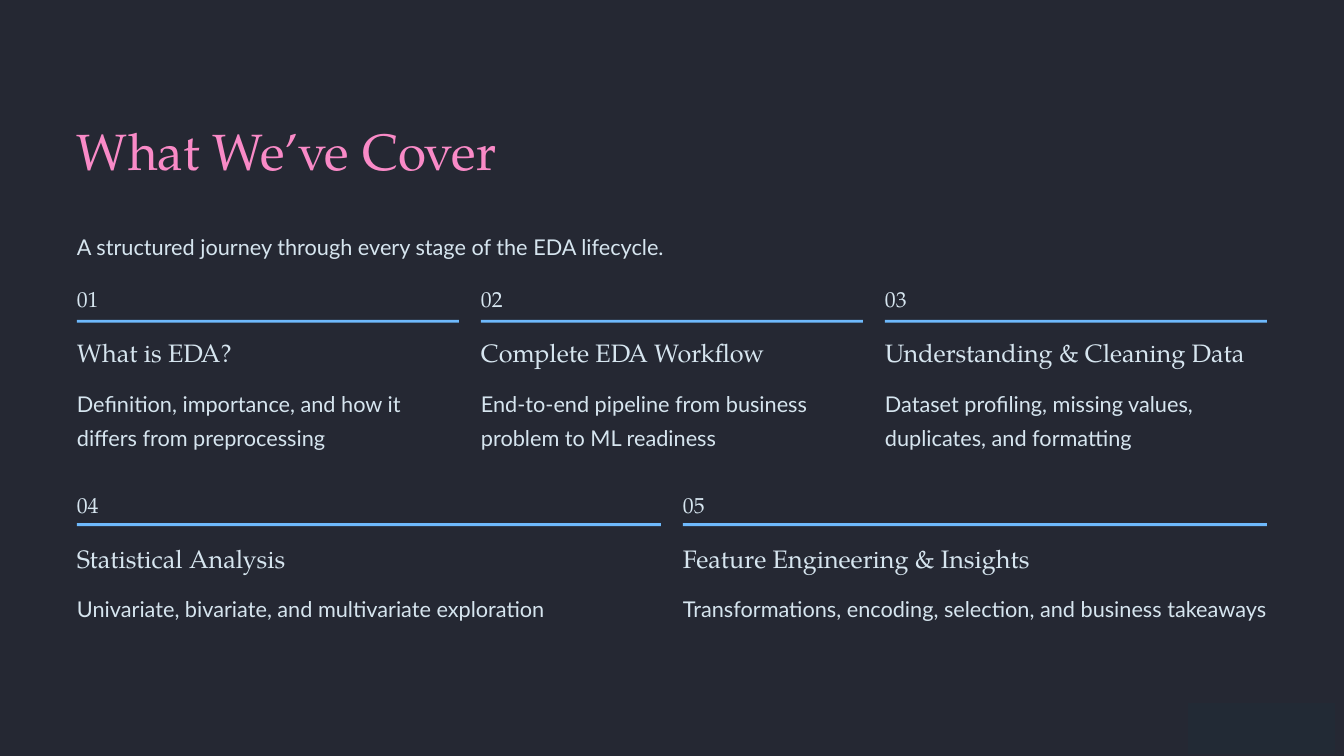
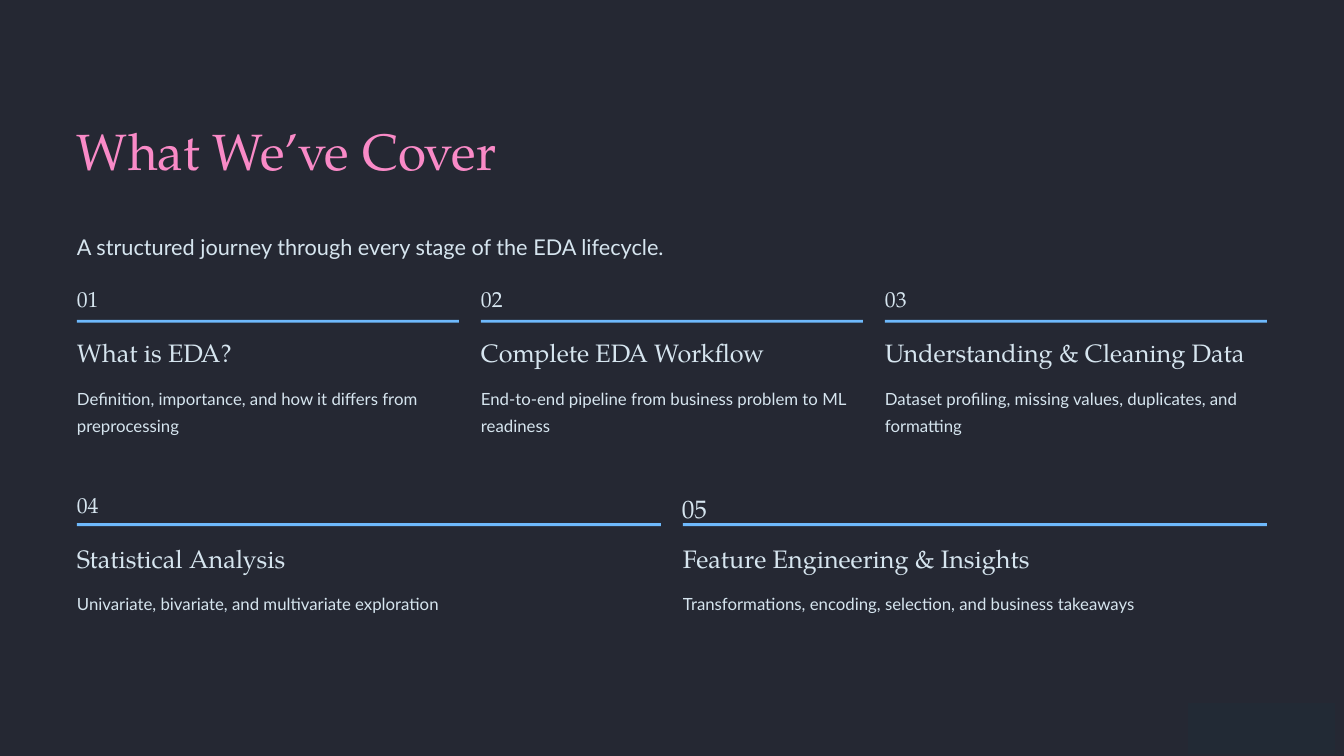
Before and after one commit to Hritikkumarmahto/Data-Science, a slide deck: slide 2 of Communacation/EDA.pptx. Drawn at 1344x756 pixels with LibreOffice and Linux fonts; fonts in the diff are those of the drawing; background and template pictures are left out. Boxes give left, top, right and bottom in pixels: in the first picture for what was removed or moved away, otherwise in the second. Text is boxed around its words. In the diff, an @@ line names an element or a change of style, - is before the commit and + after.

```diff
--- a/Communacation/EDA.pptx
+++ b/Communacation/EDA.pptx
@@ text "05" at (682, 500, 707, 526): size 15.5 to 18 pt; vertical alignment middle to top @@
@@ size 15.5 to 12 pt in 5 elements at (77, 392, 417, 435), (481, 392, 846, 432), (885, 392, 1237, 435), (77, 597, 438, 613), (683, 597, 1135, 613) @@
```
Also in this commit, not shown: 5 other slides changed, 13 other files.
